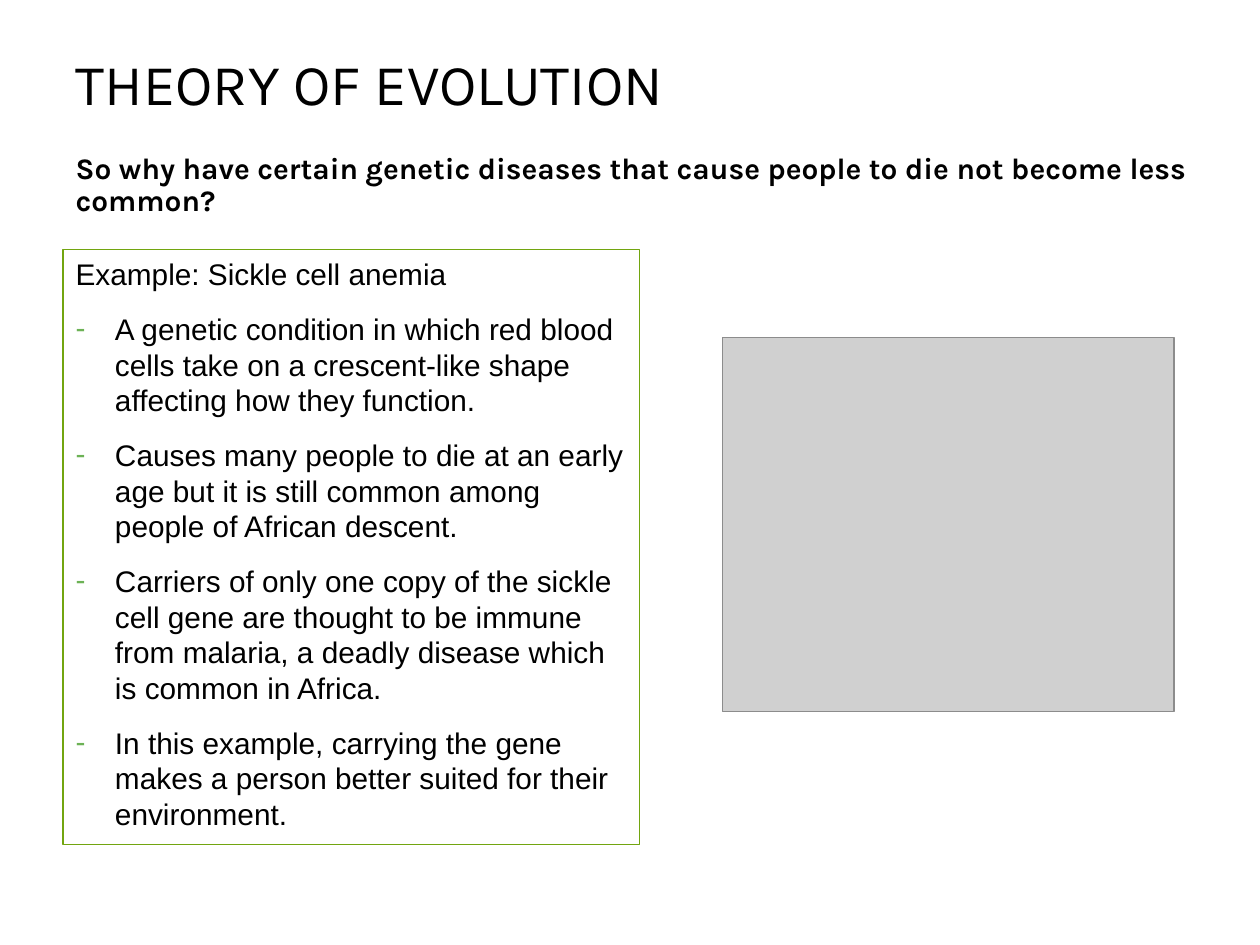
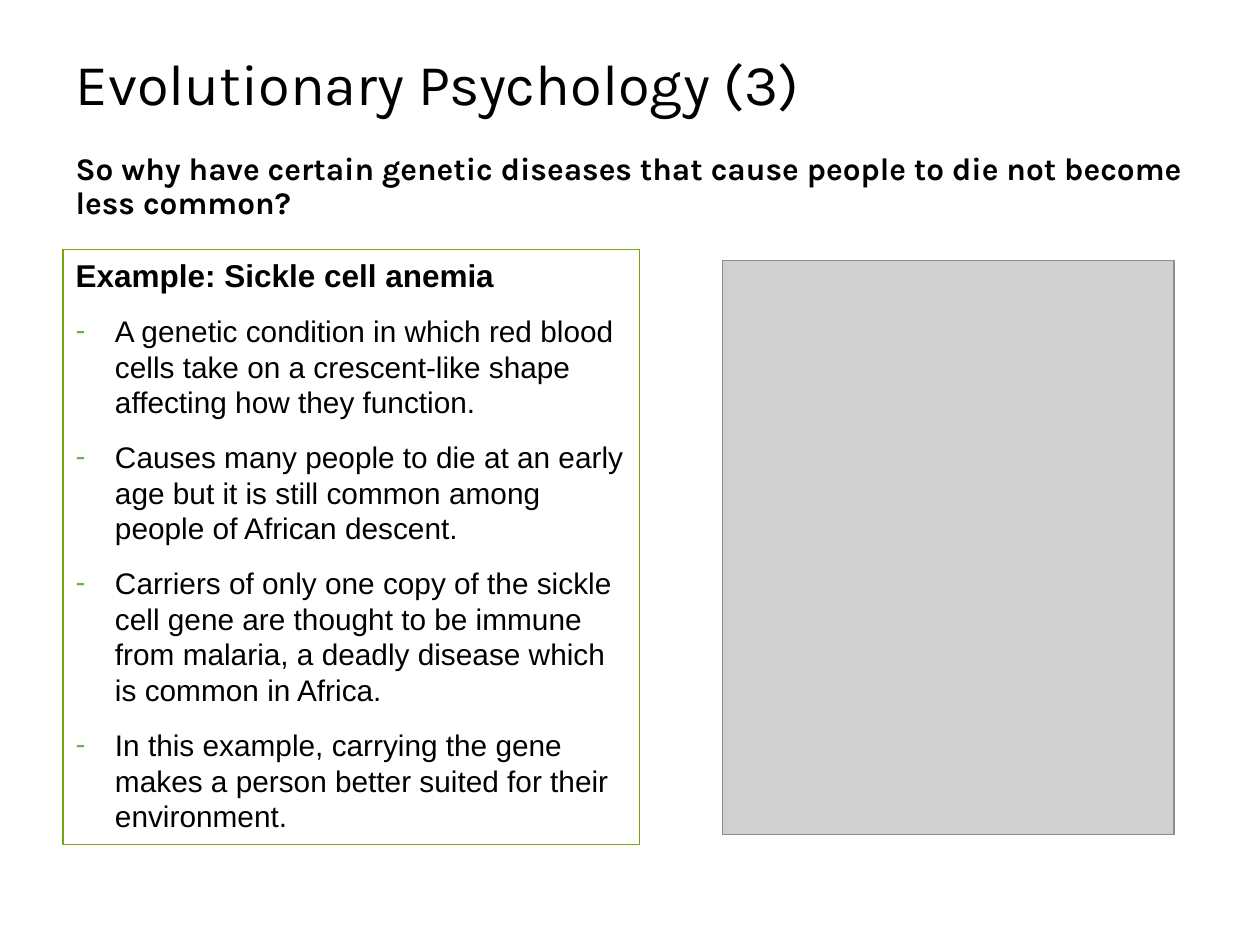
Before and after one commit to npm27/Teaching-Materials, a slide deck: slide 6 of Gen Psych II/Slides/3 Biopsychology.pptx. Drawn at 1260x945 pixels with LibreOffice and Linux fonts; fonts in the diff are those of the drawing; grey boxes stand for pictures. Boxes give left, top, right and bottom in pixels: in the first picture for what was removed or moved away, otherwise in the second. Text is boxed around its words. In the diff, an @@ line names an element or a change of style, - is before the commit and + after.

```diff
--- a/Gen Psych II/Slides/3 Biopsychology.pptx
+++ b/Gen Psych II/Slides/3 Biopsychology.pptx
@@ title at (76,63,799,119): text changed @@
-THEORY OF EVOLUTION
+Evolutionary Psychology (3)
@@ text "So why have certain genetic ..." at (76,157,1181,215): size 17 to 18 pt @@
@@ text in rectangle at (76,264,493,293): size 17 to 18 pt, bold on in "Example: Sickle cell anemia" @@
@@ picture: place and size @@
-picture at (723,338,1174,712)
+picture at (723,261,1174,834)
```
Also in this commit, not shown: 20 other slides changed, 5 slides added, 1 slide removed, 3 other files.
